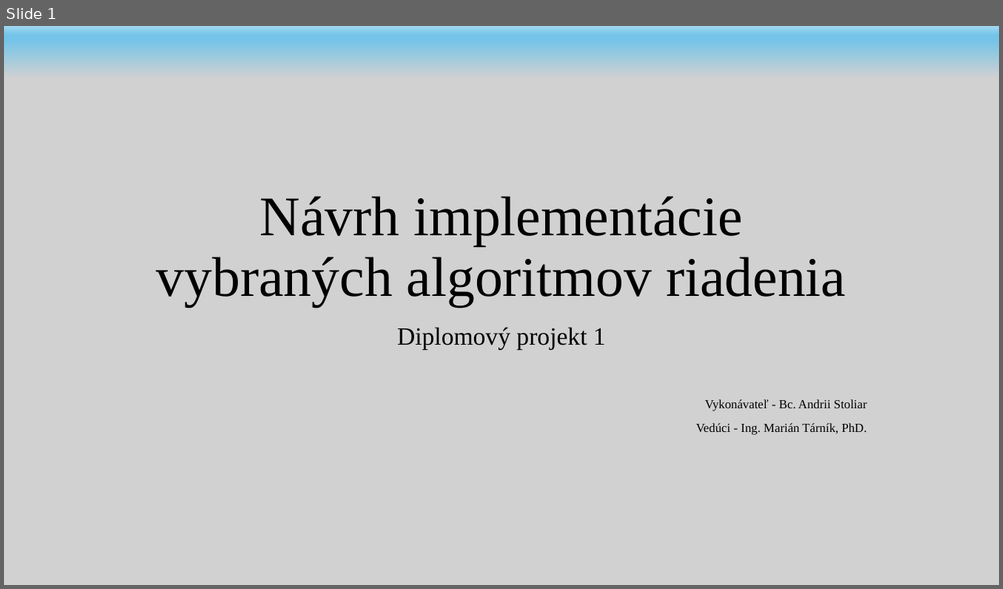
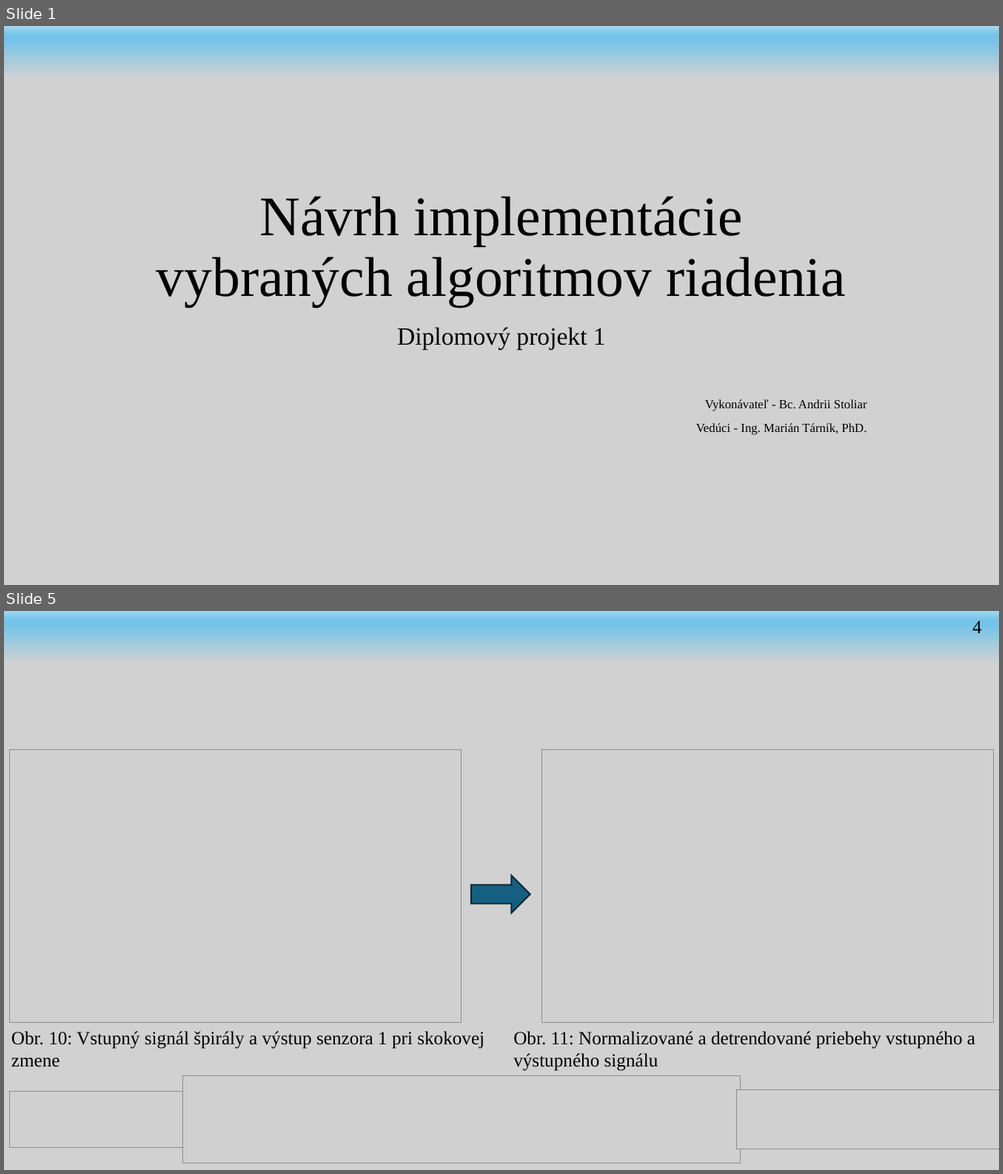
Before and after one commit to andrii-stoliar/DP-Stoliar, a slide deck: Prez/DP1-prez.potx. Shown one above the other, each under a label of ours: slide 1 before the commit, slides 1 and 5 after it; the slides between them are not shown. The pictures are 1003x589 and 1003x1174 pixels, drawn with LibreOffice and Linux fonts; fonts in the diff are those of the drawing; grey boxes stand for pictures; background and template pictures are left out. Boxes give left, top, right and bottom in pixels: in the first picture for what was removed or moved away, otherwise in the second. Text is boxed around its words. In the diff, an @@ line names an element or a change of style, - is before the commit and + after.

```diff
--- a/Prez/DP1-prez.potx
+++ b/Prez/DP1-prez.potx
@@ slide 5 added at (4, 611, 999, 1170), background #D1D1D1; not listed: 1 template element that a slide beside it also shows @@
@@ text added at (972, 621, 982, 633), 18 pt, text #000000 @@
+4
@@ picture added at (10, 750, 461, 1023) @@
@@ picture added at (541, 750, 993, 1023) @@
@@ right arrow added at (471, 876, 530, 913), fill #156082, outline #092A39 1.5 pt @@
@@ text added at (11, 1031, 484, 1068), 18 pt, text #000000 @@
+Obr. 10: Vstupný signál špirály a výstup senzora 1 pri skokovej zmene
@@ text added at (513, 1031, 975, 1071), 18 pt, text #000000 @@
+Obr. 11: Normalizované a detrendované priebehy vstupného a výstupného signálu
@@ picture added at (183, 1076, 740, 1164) @@
@@ picture added at (10, 1091, 185, 1147) @@
@@ picture added at (737, 1090, 999, 1149) @@
```
Also in this commit, not shown: 2 slides changed, 10 other slides added, 1 slide removed, 27 other files.
